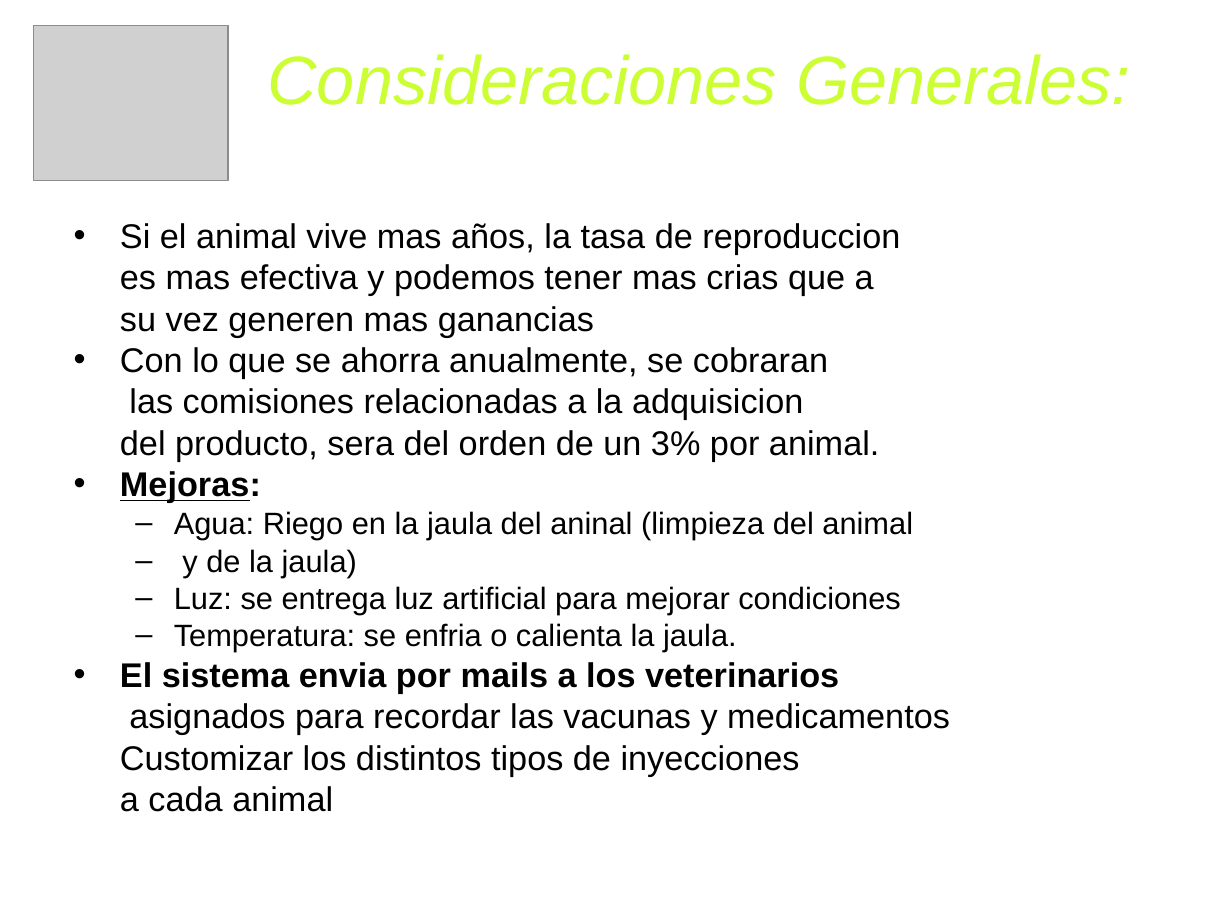
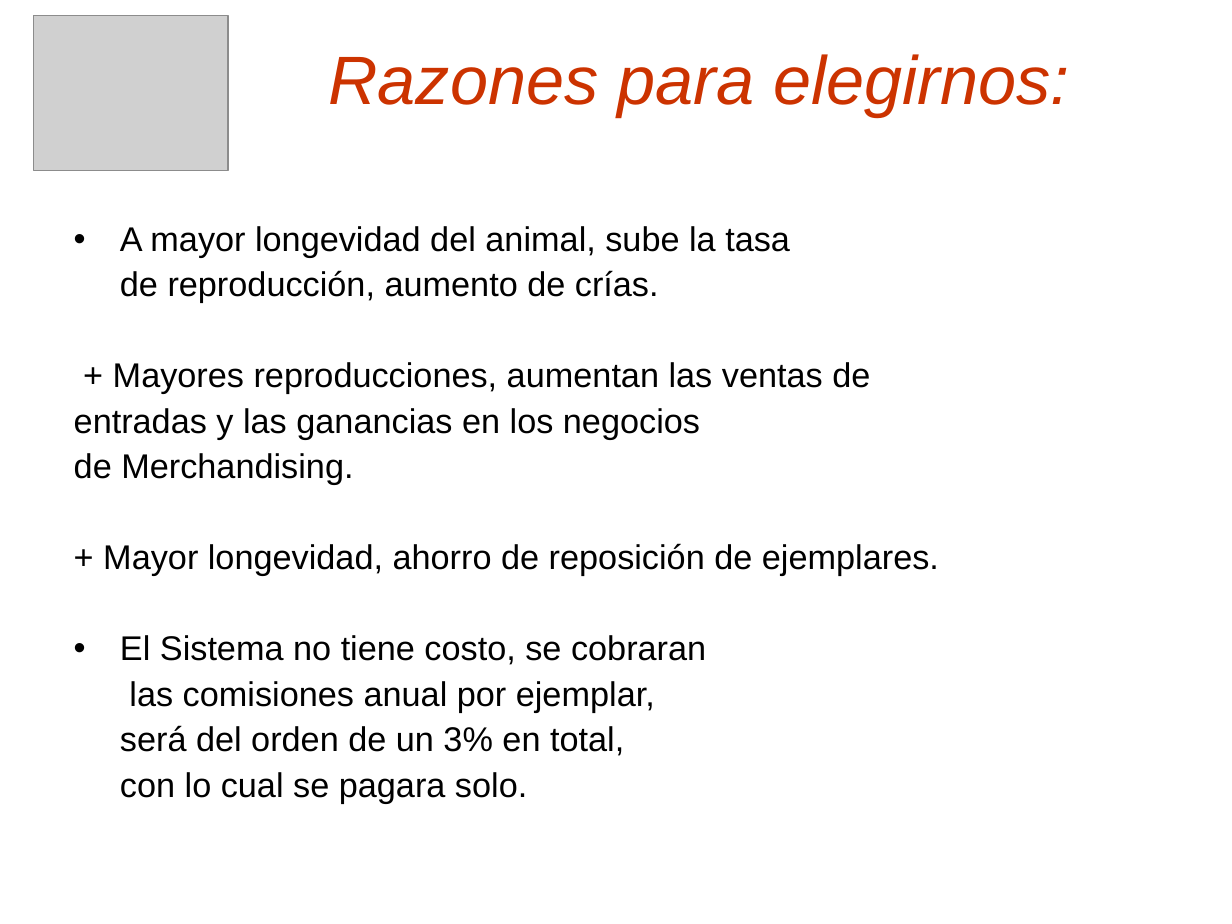
Before and after one commit to skiel85/taller-desarrollo-proyectos-i, a slide deck: slide 16 of Presentaciones/Demo Gerencial.ppt (slide 2 before the commit). Drawn at 1232x924 pixels with LibreOffice and Linux fonts; fonts in the diff are those of the drawing; grey boxes stand for pictures; background and template pictures are left out. Boxes give left, top, right and bottom in pixels: in the first picture for what was removed or moved away, otherwise in the second. Text is boxed around its words. In the diff, an @@ line names an element or a change of style, - is before the commit and + after.

```diff
--- a/Presentaciones/Demo Gerencial.ppt
+++ b/Presentaciones/Demo Gerencial.ppt
@@ picture: place and size @@
-picture at [33, 26, 228, 181]
+picture at [33, 16, 228, 171]
@@ title at [328, 54, 1070, 116]: text changed; text colour #CCFF33 to #CC3300 @@
-Consideraciones Generales:
+Razones para elegirnos:
@@ text at [74, 226, 939, 803]: text changed @@
-• Si el animal vive mas años, la tasa de reproduccion
-es mas efectiva y podemos tener mas crias que a
-su vez generen mas ganancias
-• Con lo que se ahorra anualmente, se cobraran
-las comisiones relacionadas a la adquisicion
-del producto, sera del orden de un 3% por animal.
-• Mejoras:
-  – Agua: Riego en la jaula del aninal (limpieza del animal
-  – y de la jaula)
-  – Luz: se entrega luz artificial para mejorar condiciones
-  – Temperatura: se enfria o calienta la jaula.
-• El sistema envia por mails a los veterinarios
-asignados para recordar las vacunas y medicamentos
-Customizar los distintos tipos de inyecciones
-a cada animal
+• A mayor longevidad del animal, sube la tasa
+de reproducción, aumento de crías.
++ Mayores reproducciones, aumentan las ventas de
+entradas y las ganancias en los negocios
+de Merchandising.
++ Mayor longevidad, ahorro de reposición de ejemplares.
+• El Sistema no tiene costo, se cobraran
+las comisiones anual por ejemplar,
+será del orden de un 3% en total,
+con lo cual se pagara solo.
```
Also in this commit, not shown: 9 other slides changed, 6 slides added, 1 slide removed.
